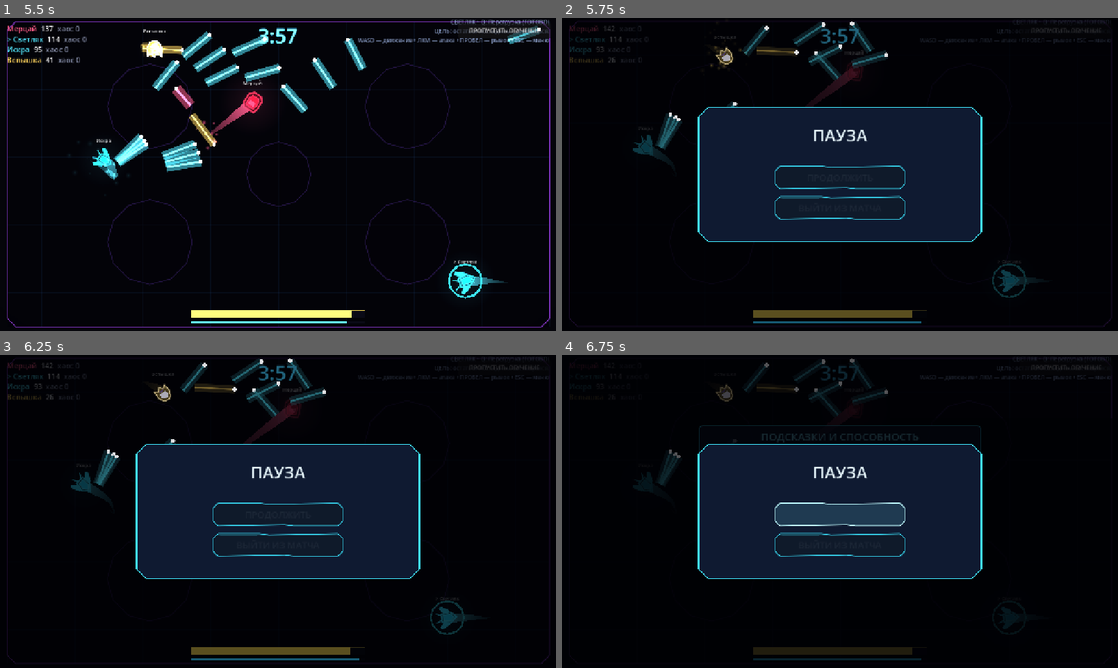
Above: before the commit, frames 1-4 (two rows, left to right).
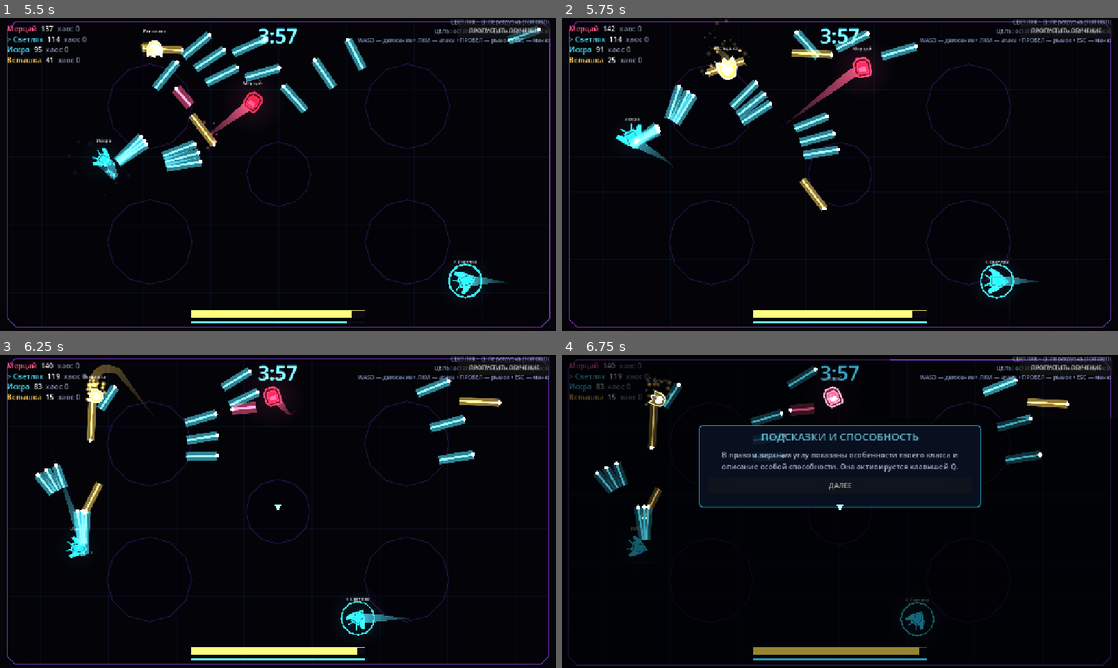
Above: after the commit, the same moments.

Repository: DvoreZZKy/svetobalamut
Game: Godot game, scene res://scenes/menu.tscn
Same seed, same stepped clock (60 frames per second), same inputs: the game is played once before the commit and once after it.
Inputs (mouse positions are in pixels of both pictures, inside the frame that each line leads up to):
- Up to frame 1 (5.5 s): click "Играть одному (с ботами)" at 0.5 s; tap Enter (restart) at 1.25 s; move the mouse to (400, 158) at 1.27 s; hold D (right) 1.28-2 s; tap Q (ability) at 1.35 s; click (400, 158) at 1.42 s; click "ДАЛЕЕ" at 2 s; move the mouse to (166, 190) at 2.77 s; hold S (down) 2.78-3.53 s; tap Space (dash) at 2.85 s; move the mouse to (333, 105) at 3.52 s; press the mouse at (333, 105) at 3.53 s; hold D (right) 3.53-4.28 s; move the mouse to (250, 237) at 4.27 s; release the mouse at (250, 237) at 4.28 s; hold W (up) 4.28-5.03 s; tap E (possess) at 4.35 s; click (250, 237) at 4.42 s; move the mouse to (444, 221) at 5.02 s; hold A (left) from 5.03 s (still down); tap Shift at 5.1 s
- Up to frame 2 (5.75 s): keep holding A (left); tap Escape (ui_cancel) at 5.65 s
- Up to frame 3 (6.25 s): keep holding A (left); move the mouse to (111, 464) at 5.77 s; tap F at 5.85 s
- Up to frame 4 (6.75 s): move the mouse to (867, 511) at 6.52 s; release A (left) at 6.53 s; hold S (down) from 6.53 s (still down); tap Keypad Enter at 6.6 s; click (867, 511) at 6.67 s

Frame 1 is identical in both runs. In frame 2, 29% of the frame differs, in the area x 1-99%, y 0-99%; in frame 3, 31%; in frame 4, 21%.

Commit message:
Make tutorial a required scene dependency and keep its controls isolated

Diff:
--- a/scripts/arena.gd
+++ b/scripts/arena.gd
@@ -39,6 +39,7 @@
 var fx_mat: ShaderMaterial
 const VectorActor = preload("res://scripts/vector_actor.gd")
 const FacetButton = preload("res://scripts/facet_button.gd")
+const ArenaTutorial = preload("res://scripts/arena_tutorial.gd")
 var invert_cur := 0.0
 var blind_cur := 0.0
 
@@ -95,13 +96,9 @@
 		Net.peer_left.connect(_on_peer_left)
 		view = sim.snapshot()
 	if G.tutorial_active:
-		var tutorial_script: Script = load("res://scripts/arena_tutorial.gd")
-		if tutorial_script == null:
-			push_error("Не удалось загрузить scripts/arena_tutorial.gd")
-		else:
-			var tutorial_controller := Node.new()
-			tutorial_controller.set_script(tutorial_script)
-			add_child(tutorial_controller)
+		var tutorial_controller := Node.new()
+		tutorial_controller.set_script(ArenaTutorial)
+		add_child(tutorial_controller)
 	Sfx.play_music()
 
 
@@ -354,7 +351,7 @@
 
 
 func _process(dt: float) -> void:
-	if Input.is_action_just_pressed("ui_cancel") and view.get("ph", "play") != "over":
+	if not G.tutorial_active and Input.is_action_just_pressed("ui_cancel") and view.get("ph", "play") != "over":
 		_toggle_pause()
 	if pause_open and (not Net.online or G.tutorial_active):
 		# The scene and UI keep processing, but the offline match does not advance.
